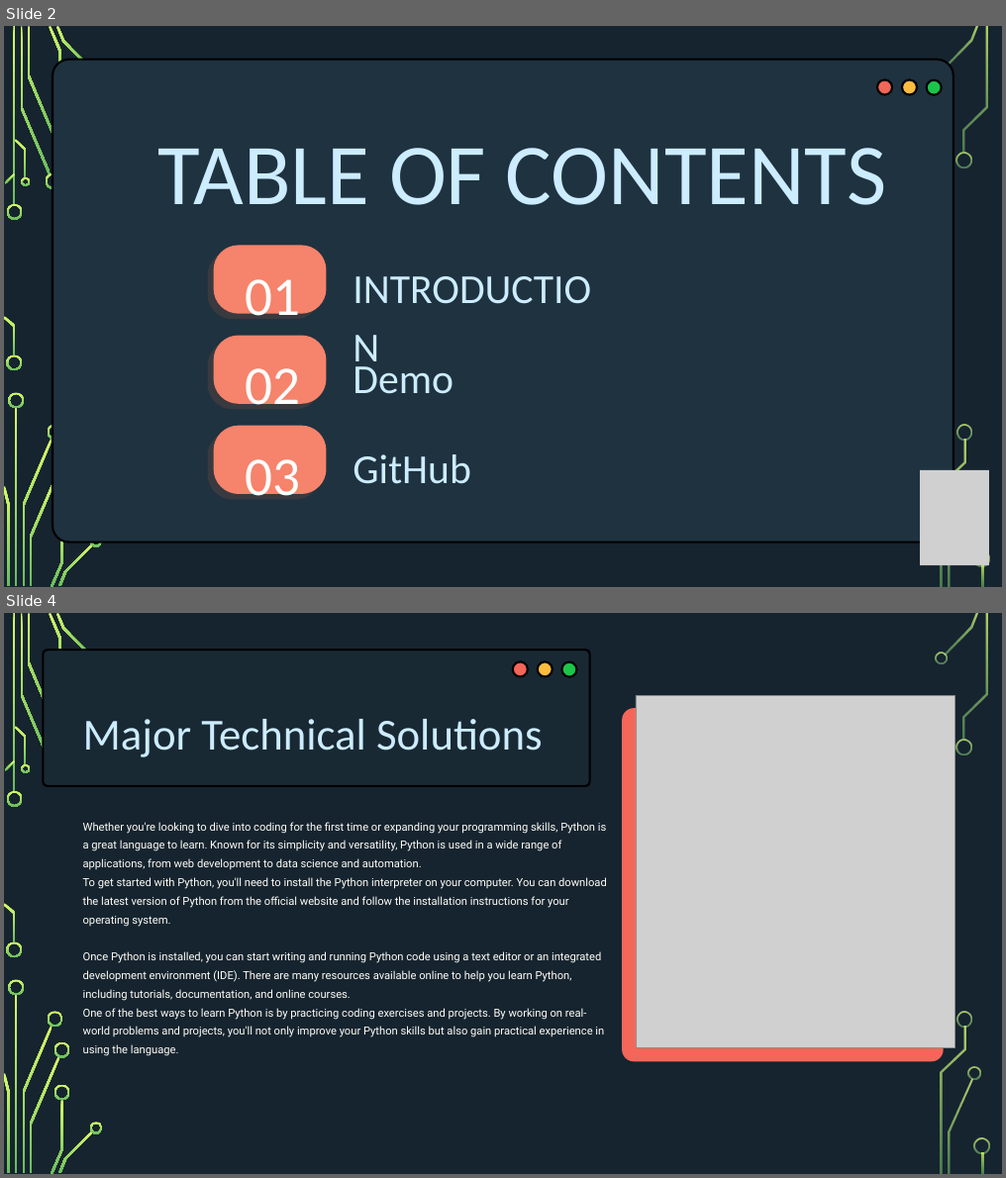
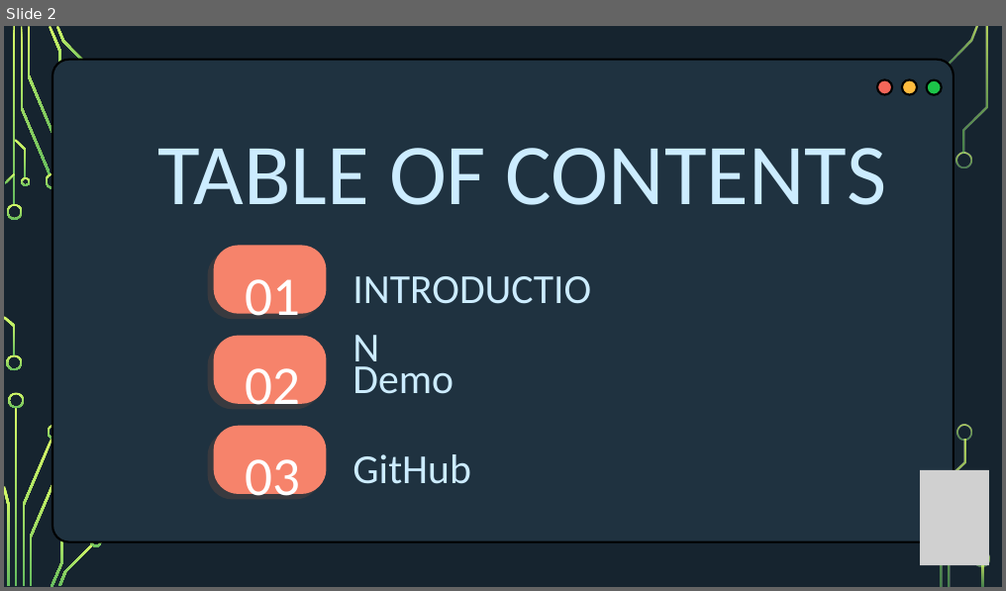
Before and after one commit to kayyza/UNIX-FinalProject, a slide deck: Documentation/UnixPresentation.pptx. Shown one above the other, each under a label of ours: slides 2 and 4 before the commit, slide 2 after it; the slides between them are not shown. The pictures are 1006x1178 and 1006x591 pixels, drawn with LibreOffice and Linux fonts; fonts in the diff are those of the drawing; grey boxes stand for pictures; background and template pictures are left out. Boxes give left, top, right and bottom in pixels: in the first picture for what was removed or moved away, otherwise in the second. Text is boxed around its words. In the diff, an @@ line names an element or a change of style, - is before the commit and + after.

```diff
--- a/Documentation/UnixPresentation.pptx
+++ b/Documentation/UnixPresentation.pptx
@@ slide 4 removed at (4, 613, 1002, 1174), background picture (left out); not listed: 29 template elements that a slide beside it also shows @@
@@ rounded rectangle removed at (43, 650, 590, 786) @@
@@ ellipse removed at (513, 662, 528, 677) @@
@@ ellipse removed at (538, 662, 552, 677) @@
@@ ellipse removed at (561, 662, 577, 677) @@
@@ freeform shape removed at (934, 652, 947, 664) @@
@@ picture removed at (636, 696, 954, 1048) @@
@@ text removed at (83, 719, 543, 758) @@
-Major Technical Solutions
@@ rounded rectangle removed at (623, 709, 943, 1061) @@
@@ text removed at (83, 822, 607, 1057) @@
-Whether you're looking to dive into coding for the first time or expanding your programming skills, Python is a great language to learn. Known for its simplicity and versatility, Python is used in a wide range of applications, from web development to data science and automation.
-To get started with Python, you'll need to install the Python interpreter on your computer. You can download the latest version of Python from the official website and follow the installation instructions for your operating system.
-Once Python is installed, you can start writing and running Python code using a text editor or an integrated development environment (IDE). There are many resources available online to help you learn Python, including tutorials, documentation, and online courses.
-One of the best ways to learn Python is by practicing coding exercises and projects. By working on real-world problems and projects, you'll not only improve your Python skills but also gain practical experience in using the language.
@@ freeform shape removed at (54, 1043, 70, 1059) @@
@@ freeform shape removed at (54, 1085, 70, 1100) @@
```
Also in this commit, not shown: 2 slides changed, 9 slides added, 1 other slide removed.
